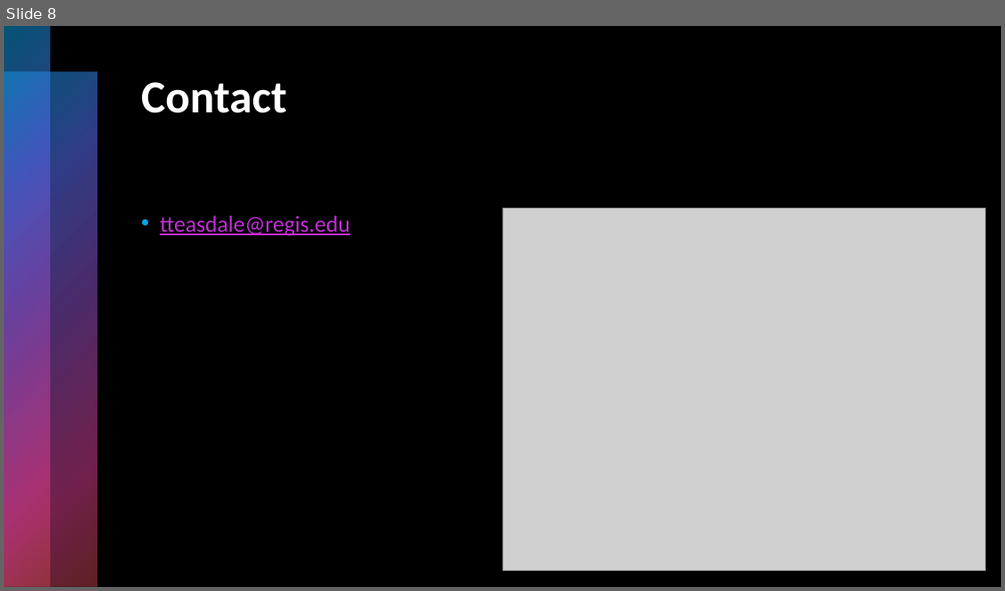
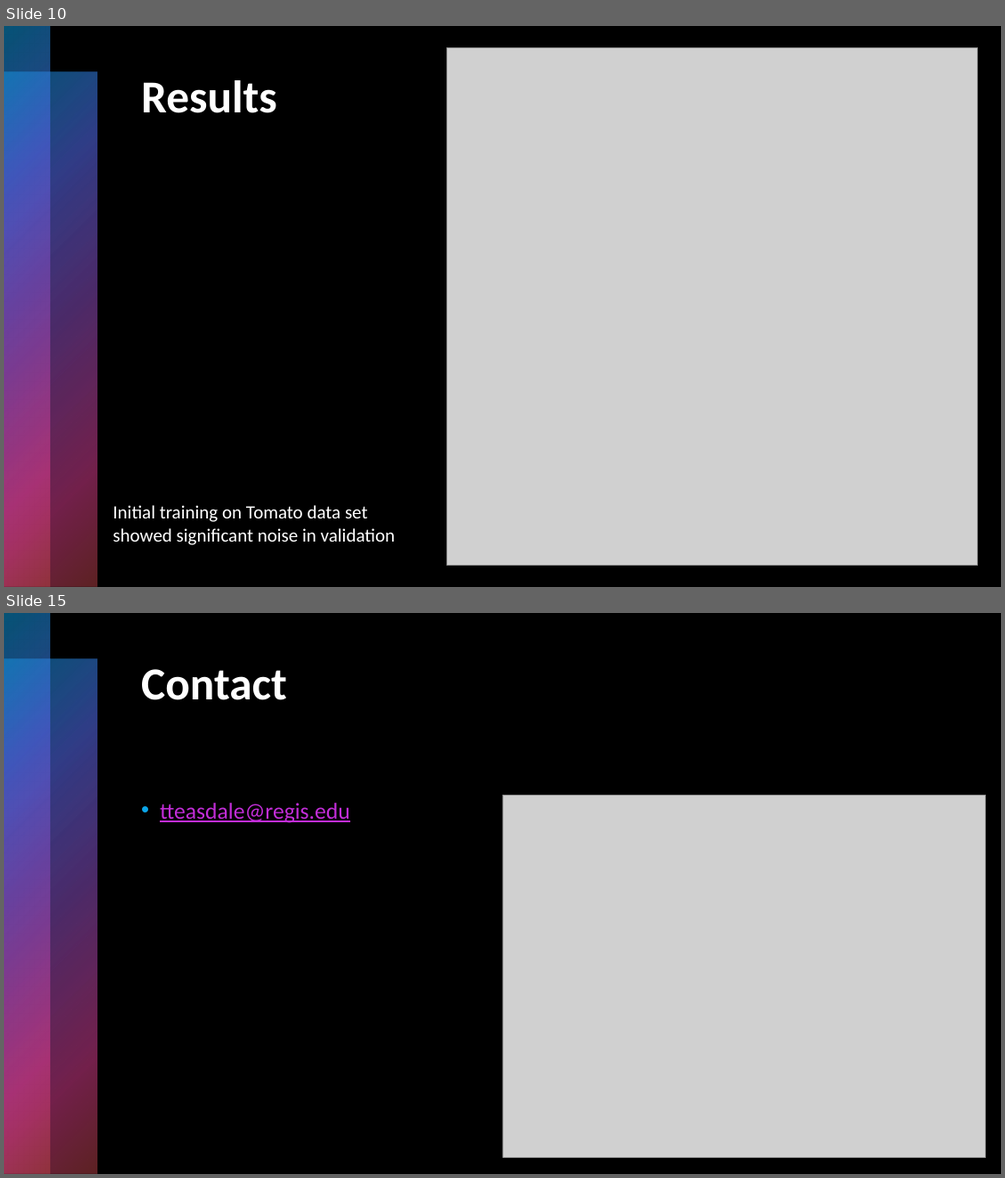
Before and after one commit to pythonpandas303/PlantDiseaseID, a slide deck: Presentations/Final_Project.pptx. Shown one above the other, each under a label of ours: slide 8 before the commit, slides 10 and 15 after it; the slides between them are not shown. The pictures are 1005x591 and 1005x1178 pixels, drawn with LibreOffice and Linux fonts; fonts in the diff are those of the drawing; grey boxes stand for pictures. Boxes give left, top, right and bottom in pixels: in the first picture for what was removed or moved away, otherwise in the second. Text is boxed around its words. In the diff, an @@ line names an element or a change of style, - is before the commit and + after.

```diff
--- a/Presentations/Final_Project.pptx
+++ b/Presentations/Final_Project.pptx
@@ slide 10 added at bbox=[4, 26, 1001, 587], background #000000; not listed: 2 template elements that a slide beside it also shows @@
@@ picture added at bbox=[447, 47, 978, 565] @@
@@ title added at bbox=[141, 80, 277, 113], 44 pt, text #FFFFFF, bold @@
+Results
@@ text added at bbox=[113, 505, 396, 545], 18 pt, text #FFFFFF @@
+Initial training on Tomato data set
+showed significant noise in validation
@@ what was slide 8 is now slide 15 @@
```
Also in this commit, not shown: 3 slides changed, 6 other slides added, 1 other file.
